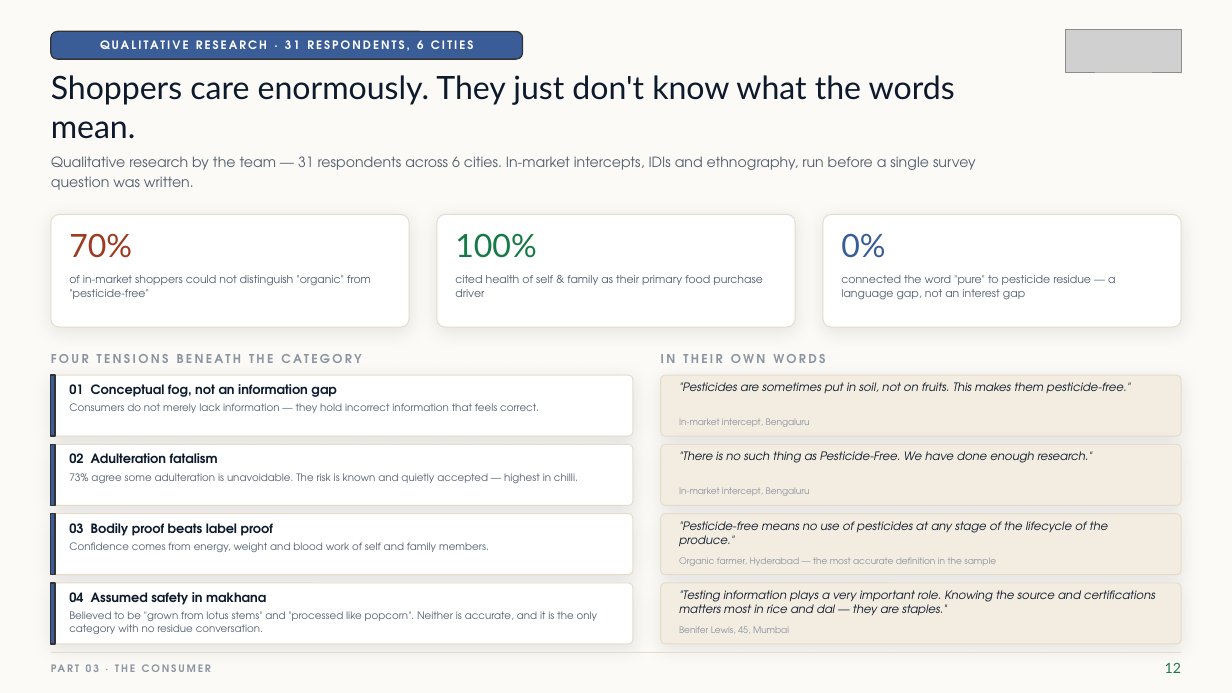
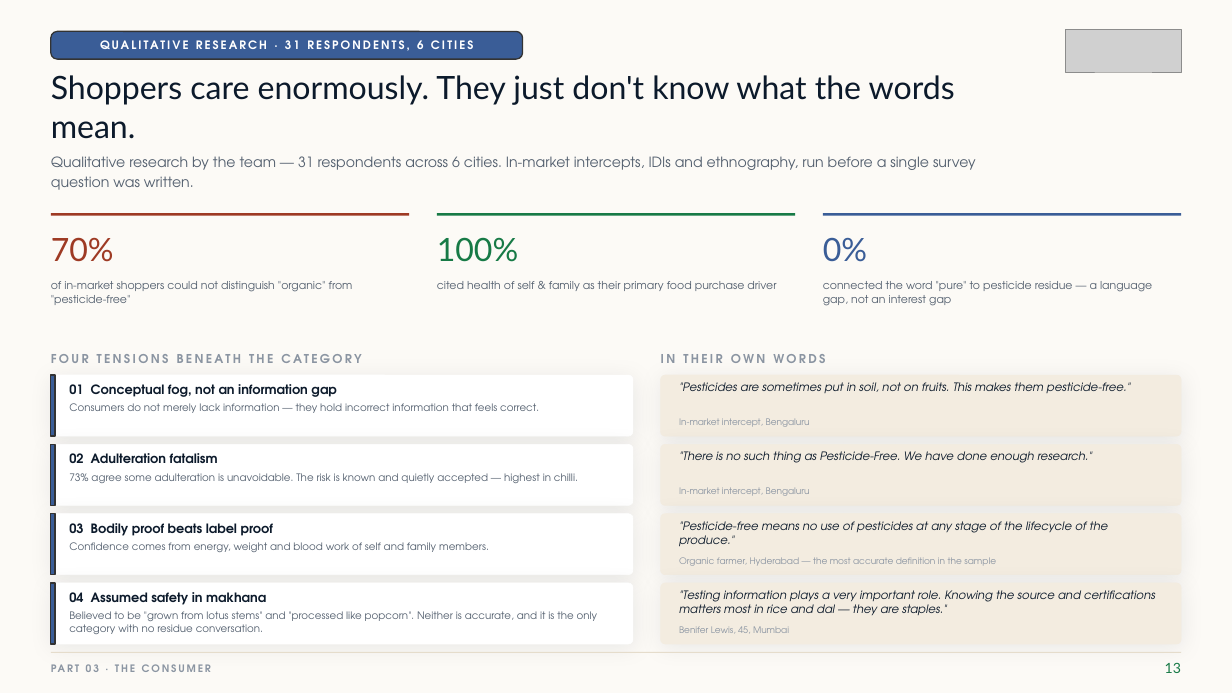
Before and after one commit to tirtham-spec/hopper-tessarakt, a slide deck: slide 14 of DHF-Honest-Farms-Deck.pptx (slide 13 before the commit). Drawn at 1232x693 pixels with LibreOffice and Linux fonts; fonts in the diff are those of the drawing; grey boxes stand for pictures. Boxes give left, top, right and bottom in pixels: in the first picture for what was removed or moved away, otherwise in the second. Text is boxed around its words. In the diff, an @@ line names an element or a change of style, - is before the commit and + after.

```diff
--- a/DHF-Honest-Farms-Deck.pptx
+++ b/DHF-Honest-Farms-Deck.pptx
@@ text "70%": place and size @@
-text "70%" at bbox=[69, 233, 132, 258]
+text "70%" at bbox=[51, 237, 114, 262]
@@ rounded rectangle removed at bbox=[51, 214, 409, 327] @@
@@ line added from (51, 214) to (409, 214), #9E3A24 2 pt @@
@@ text "100%": place and size @@
-text "100%" at bbox=[455, 233, 536, 258]
+text "100%" at bbox=[437, 237, 518, 262]
@@ rounded rectangle removed at bbox=[437, 214, 796, 327] @@
@@ line added from (437, 214) to (796, 214), #177A46 2 pt @@
@@ text "0%": place and size @@
-text "0%" at bbox=[841, 233, 885, 258]
+text "0%" at bbox=[823, 238, 867, 262]
@@ rounded rectangle removed at bbox=[823, 214, 1182, 327] @@
@@ line added from (823, 214) to (1181, 214), #3A5D97 2 pt @@
@@ line spacing 1.1 to 1.14 in 3 elements at bbox=[437, 281, 776, 291], bbox=[823, 281, 1152, 306], bbox=[51, 281, 353, 305] @@
@@ text "of in-market shoppers could not ...": place and size @@
-text "of in-market shoppers could not ..." at bbox=[69, 275, 371, 299]
+text "of in-market shoppers could not ..." at bbox=[51, 281, 353, 305]
@@ text "cited health of self & ...": place and size @@
-text "cited health of self & ..." at bbox=[455, 275, 763, 297]
+text "cited health of self & ..." at bbox=[437, 281, 776, 291]
@@ text "connected the word "pure" to ...": place and size @@
-text "connected the word "pure" to ..." at bbox=[841, 275, 1115, 300]
+text "connected the word "pure" to ..." at bbox=[823, 281, 1152, 306]
@@ outline #E5DCCB 0.75 pt to #FFFFFF 0.5 pt; shadow changed in 4 elements at bbox=[51, 375, 633, 436], bbox=[51, 445, 633, 506], bbox=[51, 514, 633, 575], bbox=[51, 583, 633, 644] @@
@@ outline #E5DCCB 0.75 pt to #F3ECE0 0.5 pt; shadow changed in 4 elements at bbox=[661, 375, 1181, 436], bbox=[661, 445, 1181, 506], bbox=[661, 514, 1181, 575], bbox=[661, 583, 1181, 644] @@
@@ text at bbox=[1165, 663, 1181, 673]: text changed @@
-12
+13
```
Also in this commit, not shown: 29 other slides changed, 4 slides added, 3 other files.
